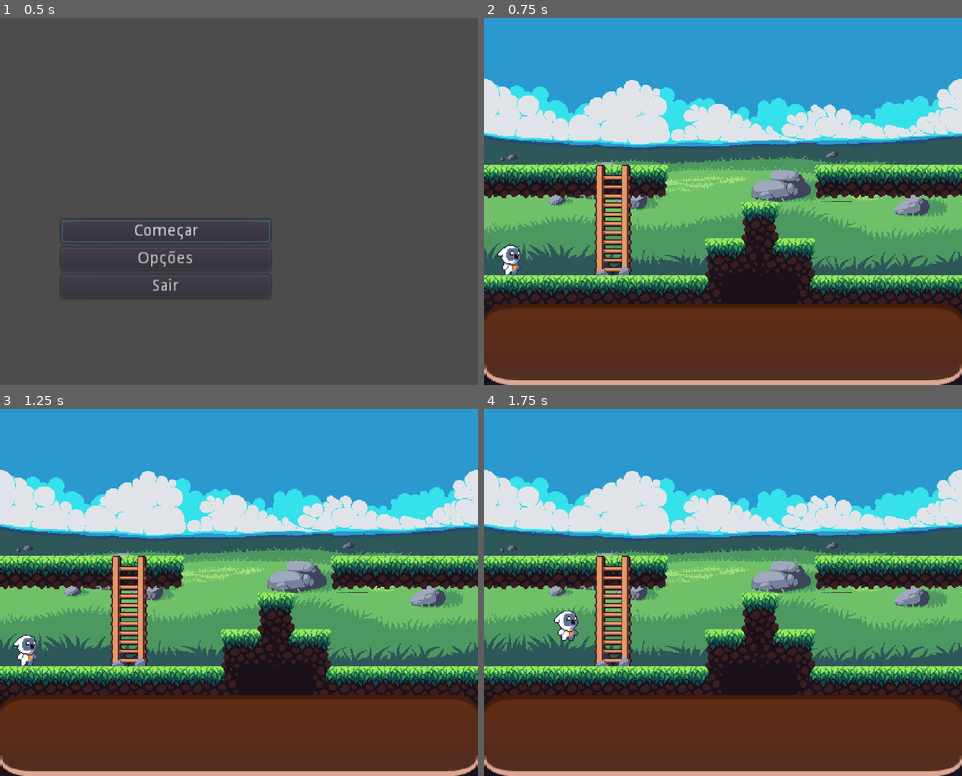
Above: before the commit, frames 1-4 (two rows, left to right).
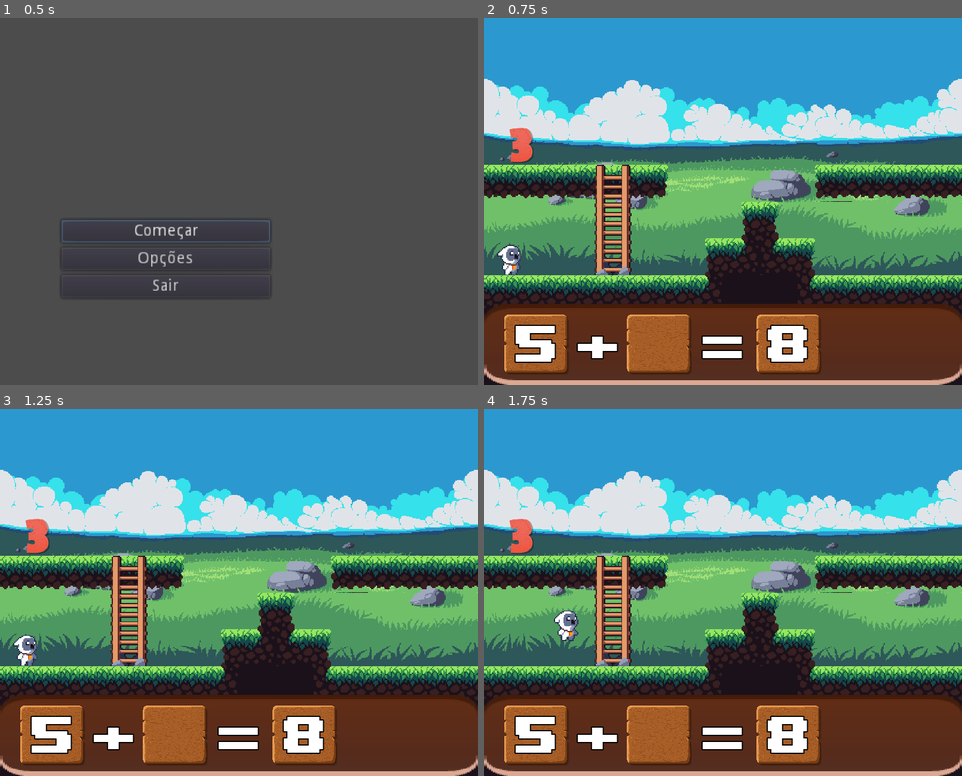
Above: after the commit, the same moments.

Repository: lucaslpsilveira/Go-Math
Game: Godot game, scene res://Menu.tscn
The game is run twice, just before and just after one commit, with the same random seed, the same clock (stepped at 60 frames per second) and the same inputs.
Inputs:
- Up to frame 1 (0.5 s): no input
- Up to frame 2 (0.75 s): click "Começar" at 0.5 s
- Up to frame 3 (1.25 s): no input
- Up to frame 4 (1.75 s): tap Enter at 1.25 s; hold Right (ui_right) from 1.28 s (still down); hold X (x) from 1.28 s (still down); tap Up (ui_up) at 1.52 s; tap C (c, bound only after the commit) at 1.55 s

Frame 1 is identical in both runs. In frame 2, 7.3% of the frame differs, in the area x 4-71%, y 29-97%; in frame 3, 7.3%; in frame 4, 7.3%.

Commit message:
Numero e animação botão para pegar

Diff:
--- /dev/null
+++ b/Fase_1.gd
@@ -0,0 +1,8 @@
+extends Node
+
+onready var numero = get_node("Numero")
+
+func _physics_process(delta):
+	if(numero.player_encostando):
+		if Input.is_action_pressed("c"):
+			remove_child(numero)
--- a/Fase_1.tscn
+++ b/Fase_1.tscn
@@ -1,9 +1,12 @@
-[gd_scene load_steps=34 format=2]
+[gd_scene load_steps=39 format=2]
 
 [ext_resource path="res://Player.tscn" type="PackedScene" id=1]
+[ext_resource path="res://Numeros/Numero.tscn" type="PackedScene" id=2]
+[ext_resource path="res://Fase_1.gd" type="Script" id=3]
 [ext_resource path="res://Assets/World/Tiles/TileSet.png" type="Texture" id=5]
 [ext_resource path="res://Assets/Interface/PNG/bubble/table.png" type="Texture" id=6]
 [ext_resource path="res://Assets/World/Background/Background.png" type="Texture" id=7]
+[ext_resource path="res://Assets/Interface/PNG/pause/bg.png" type="Texture" id=8]
 [ext_resource path="res://Escada.tscn" type="PackedScene" id=9]
 
 [sub_resource type="RectangleShape2D" id=27]
@@ -854,7 +857,17 @@
 41/shapes = [  ]
 41/z_index = 0
 
+[sub_resource type="DynamicFontData" id=70]
+font_path = "res://Assets/Font/upheavtt.ttf"
+
+[sub_resource type="DynamicFont" id=71]
+size = 62
+outline_size = 1
+outline_color = Color( 0, 0, 0, 1 )
+font_data = SubResource( 70 )
+
 [node name="Fase_1" type="Node"]
+script = ExtResource( 3 )
 
 [node name="Background" type="TextureRect" parent="."]
 margin_left = -1.0
@@ -885,6 +898,9 @@
 position = Vector2( 3, 2 )
 shape = SubResource( 27 )
 
+[node name="Numero" parent="." instance=ExtResource( 2 )]
+position = Vector2( 32, 111 )
+
 [node name="TileMap" type="TileMap" parent="."]
 tile_set = SubResource( 39 )
 cell_size = Vector2( 32, 32 )
@@ -899,9 +915,66 @@
 [node name="Player" parent="." instance=ExtResource( 1 )]
 position = Vector2( 24, 207 )
 
-[node name="HUD" type="TextureRect" parent="."]
+[node name="HUD" type="Node2D" parent="."]
+
+[node name="Background" type="TextureRect" parent="HUD"]
 margin_top = 249.0
 margin_right = 416.0
 margin_bottom = 320.0
 texture = ExtResource( 6 )
 stretch_mode = 1
+
+[node name="Void" type="Sprite" parent="HUD"]
+position = Vector2( 45.44, 285 )
+scale = Vector2( 0.06, 0.06 )
+texture = ExtResource( 8 )
+
+[node name="Label" type="Label" parent="HUD"]
+margin_left = 19.44
+margin_top = 253.0
+margin_right = 72.44
+margin_bottom = 310.0
+custom_fonts/font = SubResource( 71 )
+text = "5"
+align = 1
+valign = 1
+
+[node name="+" type="Label" parent="HUD"]
+margin_left = 73.44
+margin_top = 252.0
+margin_right = 126.44
+margin_bottom = 316.0
+custom_fonts/font = SubResource( 71 )
+text = "+"
+align = 1
+valign = 1
+
+[node name="=" type="Label" parent="HUD"]
+margin_left = 182.44
+margin_top = 253.0
+margin_right = 235.44
+margin_bottom = 316.0
+custom_fonts/font = SubResource( 71 )
+text = "="
+align = 1
+valign = 1
+
+[node name="Void2" type="Sprite" parent="HUD"]
+position = Vector2( 152.44, 285 )
+scale = Vector2( 0.06, 0.06 )
+texture = ExtResource( 8 )
+
+[node name="Void3" type="Sprite" parent="HUD"]
+position = Vector2( 265.44, 285 )
+scale = Vector2( 0.06, 0.06 )
+texture = ExtResource( 8 )
+
+[node name="resultado" type="Label" parent="HUD"]
+margin_left = 239.44
+margin_top = 250.0
+margin_right = 292.44
+margin_bottom = 313.0
+custom_fonts/font = SubResource( 71 )
+text = "8"
+align = 1
+valign = 1
--- /dev/null
+++ b/Numeros/Numero.gd
@@ -0,0 +1,15 @@
+extends Node2D
+
+onready var c = $C
+var player_encostando = false
+
+func _ready():
+	remove_child(c)
+
+func _on_Numero_area_exited(area):
+		remove_child(c)
+		player_encostando = false
+
+func _on_Numero_area_entered(area):
+		add_child(c)
+		player_encostando = true
--- /dev/null
+++ b/Numeros/Numero.tscn
@@ -0,0 +1,45 @@
+[gd_scene load_steps=8 format=2]
+
+[ext_resource path="res://Assets/C.png" type="Texture" id=1]
+[ext_resource path="res://Numeros/Numero.gd" type="Script" id=2]
+[ext_resource path="res://Assets/Interface/PNG/bubble/3.png" type="Texture" id=3]
+
+[sub_resource type="AtlasTexture" id=2]
+atlas = ExtResource( 1 )
+region = Rect2( 0, 0, 70, 64 )
+
+[sub_resource type="AtlasTexture" id=3]
+atlas = ExtResource( 1 )
+region = Rect2( 70, 0, 70, 64 )
+
+[sub_resource type="SpriteFrames" id=4]
+animations = [ {
+"frames": [ SubResource( 2 ), SubResource( 3 ) ],
+"loop": true,
+"name": "click",
+"speed": 2.0
+} ]
+
+[sub_resource type="RectangleShape2D" id=1]
+extents = Vector2( 12, 15 )
+
+[node name="Numero" type="Area2D"]
+script = ExtResource( 2 )
+
+[node name="C" type="AnimatedSprite" parent="."]
+position = Vector2( 0, -26 )
+scale = Vector2( 0.25, 0.25 )
+frames = SubResource( 4 )
+animation = "click"
+playing = true
+
+[node name="Numero" type="Sprite" parent="."]
+modulate = Color( 0.933333, 0.415686, 0.360784, 1 )
+scale = Vector2( 0.5, 0.5 )
+texture = ExtResource( 3 )
+
+[node name="CollisionShape2D" type="CollisionShape2D" parent="."]
+shape = SubResource( 1 )
+
+[connection signal="area_entered" from="." to="." method="_on_Numero_area_entered"]
+[connection signal="area_exited" from="." to="." method="_on_Numero_area_exited"]
--- a/Player.tscn
+++ b/Player.tscn
@@ -7,110 +7,137 @@
 [ext_resource path="res://Assets/2 Owlet_Monster/Owlet_Monster_Idle_4.png" type="Texture" id=5]
 
 [sub_resource type="AtlasTexture" id=42]
+flags = 4
 atlas = ExtResource( 2 )
 region = Rect2( 0, 0, 32, 32 )
 
 [sub_resource type="AtlasTexture" id=43]
+flags = 4
 atlas = ExtResource( 2 )
 region = Rect2( 32, 0, 32, 32 )
 
 [sub_resource type="AtlasTexture" id=44]
+flags = 4
 atlas = ExtResource( 2 )
 region = Rect2( 64, 0, 32, 32 )
 
 [sub_resource type="AtlasTexture" id=45]
+flags = 4
 atlas = ExtResource( 2 )
 region = Rect2( 96, 0, 32, 32 )
 
 [sub_resource type="AtlasTexture" id=46]
+flags = 4
 atlas = ExtResource( 2 )
 region = Rect2( 0, 0, 32, 32 )
 
 [sub_resource type="AtlasTexture" id=47]
+flags = 4
 atlas = ExtResource( 2 )
 region = Rect2( 32, 0, 32, 32 )
 
 [sub_resource type="AtlasTexture" id=48]
+flags = 4
 atlas = ExtResource( 2 )
 region = Rect2( 64, 0, 32, 32 )
 
 [sub_resource type="AtlasTexture" id=49]
+flags = 4
 atlas = ExtResource( 2 )
 region = Rect2( 96, 0, 32, 32 )
 
 [sub_resource type="AtlasTexture" id=50]
+flags = 4
 atlas = ExtResource( 3 )
 region = Rect2( 128, 0, 32, 32 )
 
 [sub_resource type="AtlasTexture" id=51]
+flags = 4
 atlas = ExtResource( 3 )
 region = Rect2( 160, 0, 32, 32 )
 
 [sub_resource type="AtlasTexture" id=52]
+flags = 4
 atlas = ExtResource( 3 )
 region = Rect2( 192, 0, 32, 32 )
 
 [sub_resource type="AtlasTexture" id=53]
+flags = 4
 atlas = ExtResource( 3 )
 region = Rect2( 224, 0, 32, 32 )
 
 [sub_resource type="AtlasTexture" id=37]
+flags = 4
 atlas = ExtResource( 5 )
 region = Rect2( 0, 0, 32, 32 )
 
 [sub_resource type="AtlasTexture" id=38]
+flags = 4
 atlas = ExtResource( 5 )
 region = Rect2( 32, 0, 32, 32 )
 
 [sub_resource type="AtlasTexture" id=39]
+flags = 4
 atlas = ExtResource( 5 )
 region = Rect2( 64, 0, 32, 32 )
 
 [sub_resource type="AtlasTexture" id=40]
+flags = 4
 atlas = ExtResource( 5 )
 region = Rect2( 96, 0, 32, 32 )
 
 [sub_resource type="AtlasTexture" id=54]
+flags = 4
 atlas = ExtResource( 3 )
 region = Rect2( 0, 0, 32, 32 )
 
 [sub_resource type="AtlasTexture" id=55]
+flags = 4
 atlas = ExtResource( 3 )
 region = Rect2( 32, 0, 32, 32 )
 
 [sub_resource type="AtlasTexture" id=56]
+flags = 4
 atlas = ExtResource( 3 )
 region = Rect2( 64, 0, 32, 32 )
 
 [sub_resource type="AtlasTexture" id=57]
+flags = 4
 atlas = ExtResource( 3 )
 region = Rect2( 96, 0, 32, 32 )
 
 [sub_resource type="AtlasTexture" id=58]
+flags = 4
 atlas = ExtResource( 3 )
 region = Rect2( 128, 0, 32, 32 )
 
 [sub_resource type="AtlasTexture" id=62]
+flags = 4
 atlas = ExtResource( 4 )
 region = Rect2( 0, 0, 32, 32 )
 
 [sub_resource type="AtlasTexture" id=63]
+flags = 4
 atlas = ExtResource( 4 )
 region = Rect2( 32, 0, 32, 32 )
 
 [sub_resource type="AtlasTexture" id=64]
+flags = 4
 atlas = ExtResource( 4 )
 region = Rect2( 64, 0, 32, 32 )
 
 [sub_resource type="AtlasTexture" id=65]
+flags = 4
 atlas = ExtResource( 4 )
 region = Rect2( 96, 0, 32, 32 )
 
 [sub_resource type="AtlasTexture" id=66]
+flags = 4
 atlas = ExtResource( 4 )
 region = Rect2( 128, 0, 32, 32 )
 
 [sub_resource type="AtlasTexture" id=67]
+flags = 4
 atlas = ExtResource( 4 )
 region = Rect2( 160, 0, 32, 32 )
 
@@ -161,8 +188,7 @@
 
 [node name="Sprite" type="AnimatedSprite" parent="."]
 frames = SubResource( 41 )
-animation = "Jump"
-frame = 4
+animation = "Climb"
 playing = true
 
 [node name="CollisionShape2D" type="CollisionShape2D" parent="."]
--- a/player.gd
+++ b/player.gd
@@ -17,6 +17,7 @@
 			motion.y += gravidade
 			_pulo()
 	escalando()
+	_getNumeros()
 	#motion é igual a função para zerar a gravidade
 	motion = move_and_slide(motion,ceu)
 
@@ -42,6 +43,11 @@
 		else:
 			$Sprite.play("Fall")
 
+func _getNumeros():
+	if Input.is_action_pressed("c"):
+		print('pressionou c no player')
+
+
 func escalando():
 	if encostando_escada:
 		if Input.is_action_pressed("ui_up"):
@@ -64,6 +70,9 @@
 		subindo_escada = false
 
 func _on_Area2D_area_entered(area):
-	area.get_name()
+	var name = area.get_name()
 	if area.is_in_group("escada"):
+		print('encostou na escada')
 		encostando_escada = true
+	if name == 'Numero':
+		print('encostou no numero')
--- a/project.godot
+++ b/project.godot
@@ -58,6 +58,11 @@
 "events": [ Object(InputEventKey,"resource_local_to_scene":false,"resource_name":"","device":0,"alt":false,"shift":false,"control":false,"meta":false,"command":false,"pressed":false,"scancode":0,"physical_scancode":88,"unicode":0,"echo":false,"script":null)
  ]
 }
+c={
+"deadzone": 0.5,
+"events": [ Object(InputEventKey,"resource_local_to_scene":false,"resource_name":"","device":0,"alt":false,"shift":false,"control":false,"meta":false,"command":false,"pressed":false,"scancode":0,"physical_scancode":67,"unicode":0,"echo":false,"script":null)
+ ]
+}
 
 [layer_names]
 
Binary file added: Assets/C.png
Not shown, added: Assets/C.png.import
Binary file added: Assets/Font/upheavtt.ttf
Not shown, changed: Assets/Interface/AI/btn.ai
Not shown, changed: Assets/Interface/AI/bubble.ai
Not shown, changed: Assets/Interface/AI/clouds.ai
Not shown, changed: Assets/Interface/AI/level_select.ai
Not shown, changed: Assets/Interface/AI/load_bar.ai
Not shown, changed: Assets/Interface/AI/match3.ai
Not shown, changed: Assets/Interface/AI/menu.ai
Not shown, changed: Assets/Interface/AI/pause.ai
Not shown, changed: Assets/Interface/AI/rating.ai
(and 19 more such lines)
